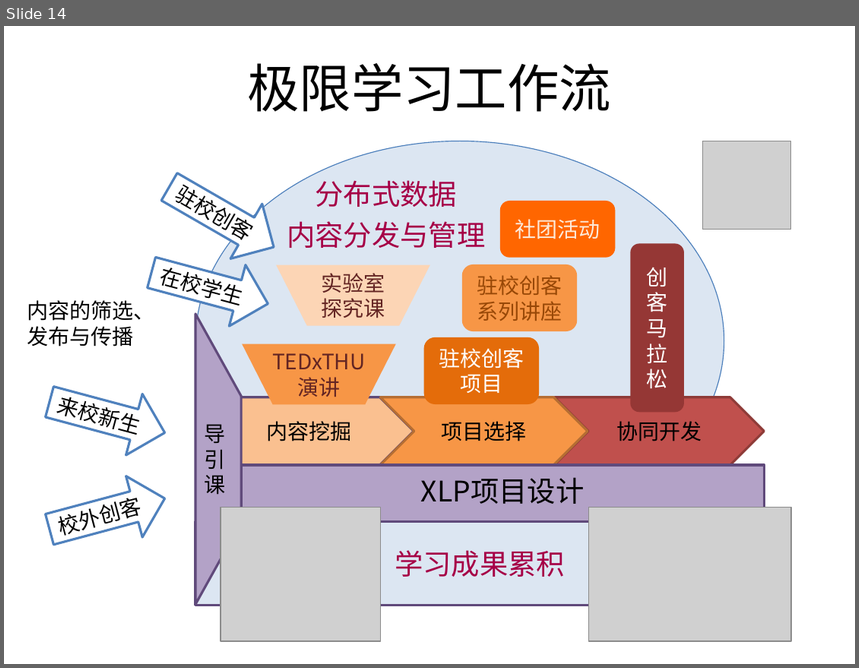
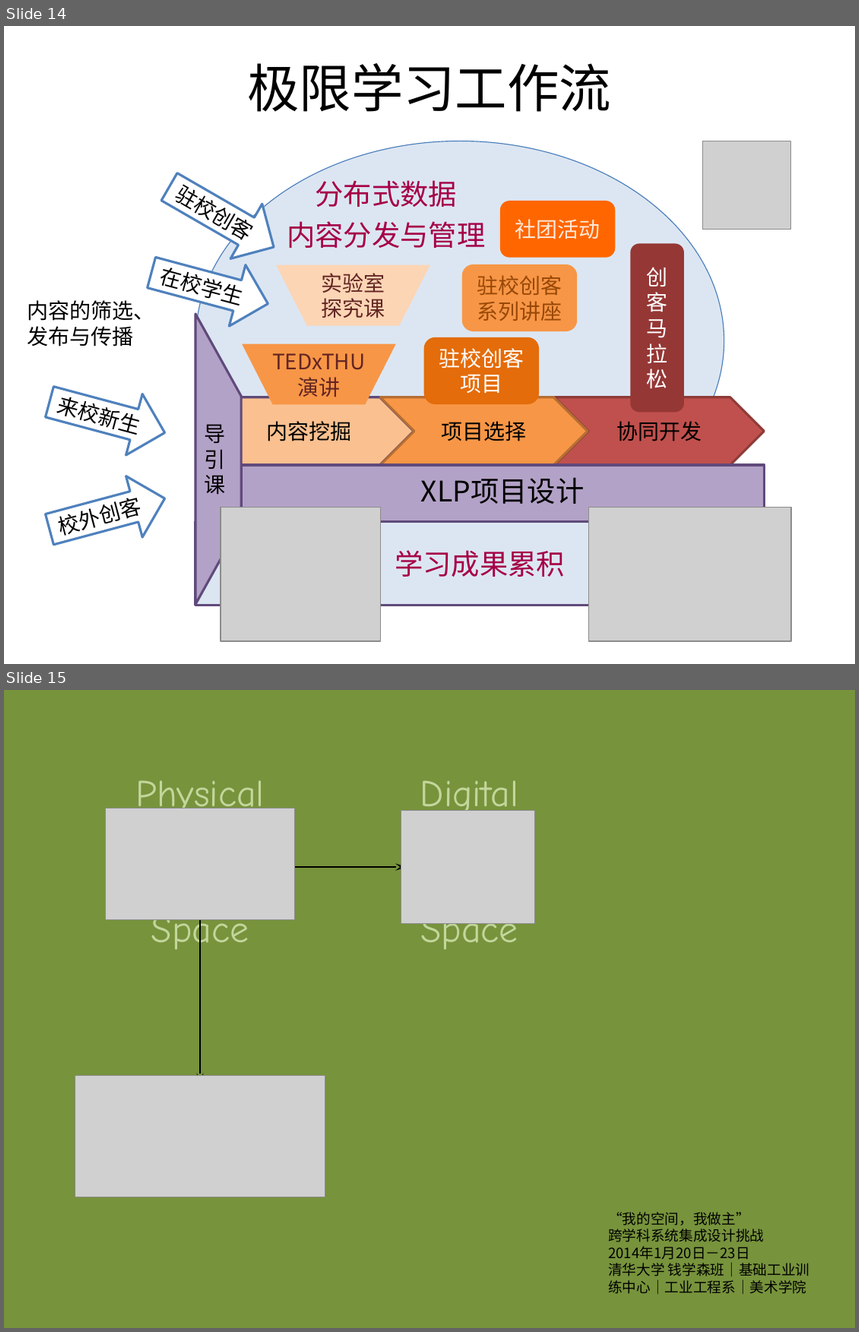
Before and after one commit to woodyme/2014JanXLP, a slide deck: 课程方案/XLP_WorkFLow_CHN.pptx. Shown one above the other, each under a label of ours: slide 14 before the commit, slides 14 and 15 after it. The pictures are 859x668 and 859x1332 pixels, drawn with LibreOffice and Linux fonts; fonts in the diff are those of the drawing; grey boxes stand for pictures. Boxes give left, top, right and bottom in pixels: in the first picture for what was removed or moved away, otherwise in the second. Text is boxed around its words. In the diff, an @@ line names an element or a change of style, - is before the commit and + after.

Commit message:
添加物理环境-模型-数字空间图

```diff
--- a/课程方案/XLP_WorkFLow_CHN.pptx
+++ b/课程方案/XLP_WorkFLow_CHN.pptx
@@ slide 15 added at [4,690,855,1328], background #77933C @@
@@ text added at [135,780,264,954], 32 pt, text #C3D69B @@
+Physical
+Space
@@ text added at [420,780,519,950], 32 pt, text #C3D69B @@
+Digital
+Space
@@ picture added at [105,809,295,921] @@
@@ picture added at [401,811,535,924] @@
@@ arrow added from (200, 867) to (408, 867), #000000 1 pt @@
@@ arrow added from (200, 867) to (200, 1085), #000000 1 pt @@
@@ picture added at [75,1075,325,1198] @@
@@ text added at [608,1212,810,1294], 12 pt, text #000000 @@
+“我的空间，我做主”
+跨学科系统集成设计挑战
+2014年1月20日－23日
+清华大学 钱学森班｜基础工业训
+练中心｜工业工程系｜美术学院
```
Also in this commit, not shown: 2 slides changed.
